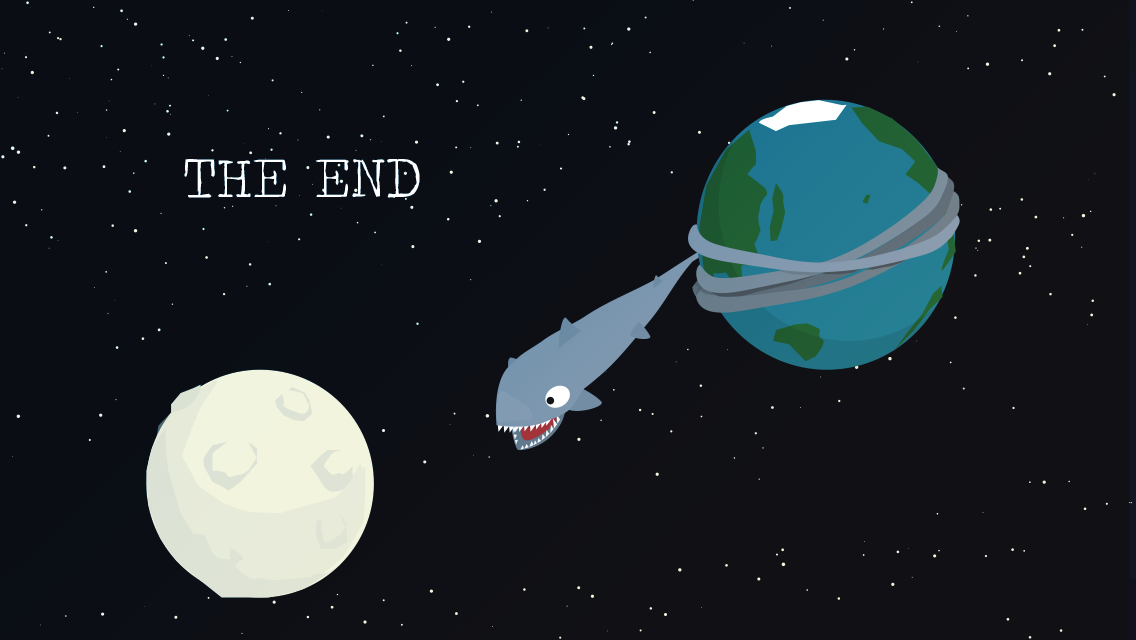
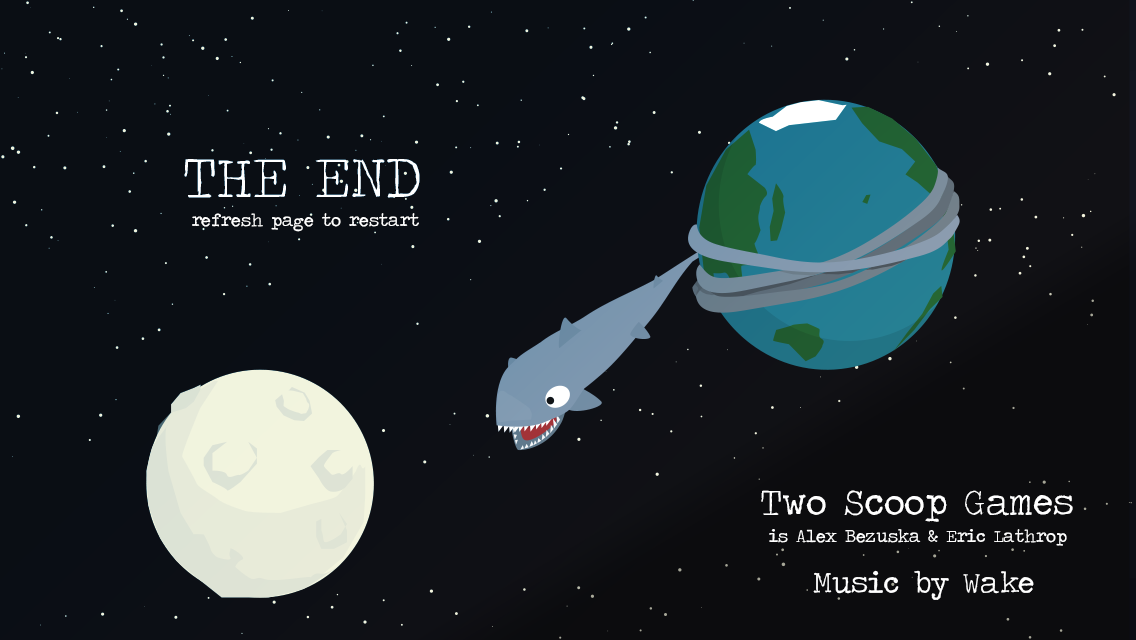
Revision of a layered 1136×640 image; what changed, layer by layer:
added layer "is Alex Bezuska & Eric Lathrop" above "Music by Wake" over [769, 529, 1067, 546]
added layer "Music by Wake" above "Two Scoop Games Alex Bezuska Eric Lathrop" over [813, 570, 1034, 600]
added layer "Two Scoop Games Alex Bezuska Eric Lathrop" above "refresh page to restart" over [761, 490, 1073, 522]
added layer "refresh page to restart" above "Layer 2" over [192, 213, 419, 232]
added layer "Layer 2" (32%) above "Layer 1" over [401, 213, 1136, 640]
showed "Background" over [192, 213, 1136, 640]
